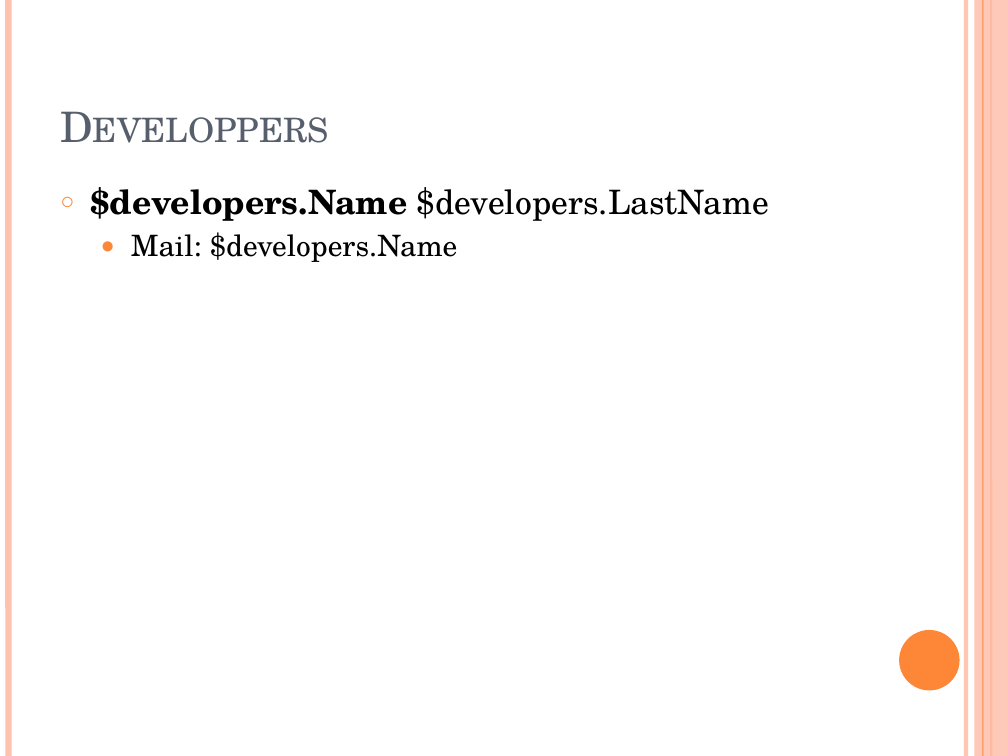
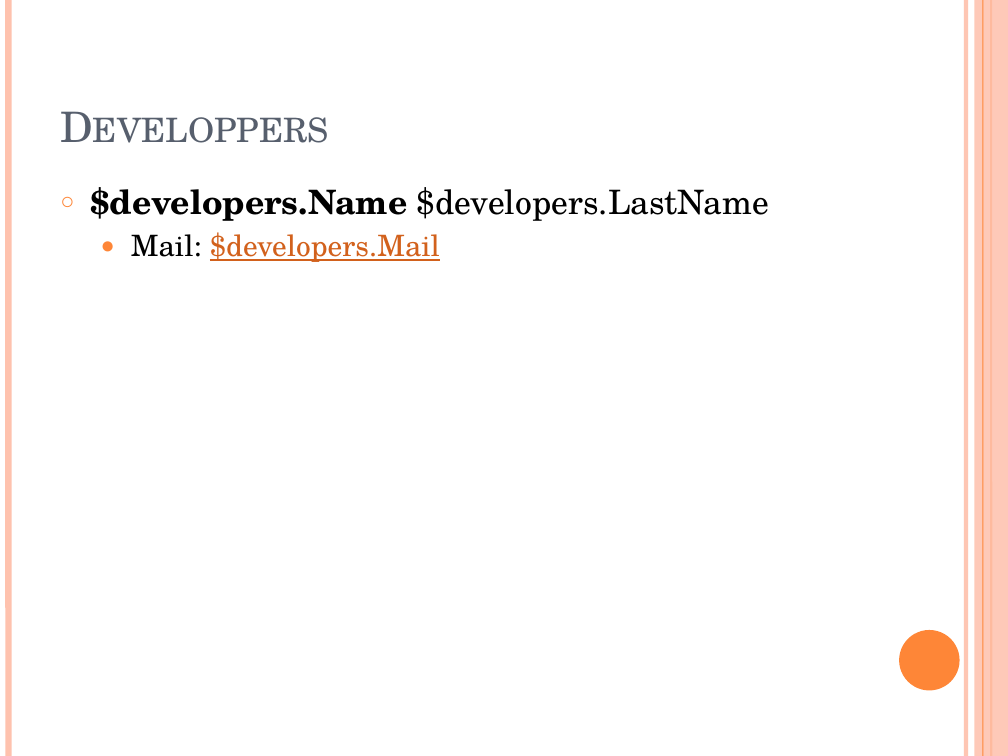
Before and after one commit to opensagres/xdocreport.samples, a slide deck: slide 2 of samples/fr.opensagres.xdocreport.samples.pptxandvelocity/src/fr/opensagres/xdocreport/samples/pptxandvelocity/PPTXProjectAndDeveloppersWithVelocity.pptx. Drawn at 1008x756 pixels with LibreOffice and Linux fonts; fonts in the diff are those of the drawing. Boxes give left, top, right and bottom in pixels: in the first picture for what was removed or moved away, otherwise in the second. Text is boxed around its words. In the diff, an @@ line names an element or a change of style, - is before the commit and + after.

```diff
--- a/samples/fr.opensagres.xdocreport.samples.pptxandvelocity/src/fr/opensagres/xdocreport/samples/pptxandvelocity/PPTXProjectAndDeveloppersWithVelocity.pptx
+++ b/samples/fr.opensagres.xdocreport.samples.pptxandvelocity/src/fr/opensagres/xdocreport/samples/pptxandvelocity/PPTXProjectAndDeveloppersWithVelocity.pptx
@@ text at (x1=131, y1=232, x2=440, y2=262): text changed; text colour #000000 to #D2611C @@
-  ● Mail: $developers.Name
+  ● Mail: $developers.Mail
```
Also in this commit, not shown: 6 other files.
